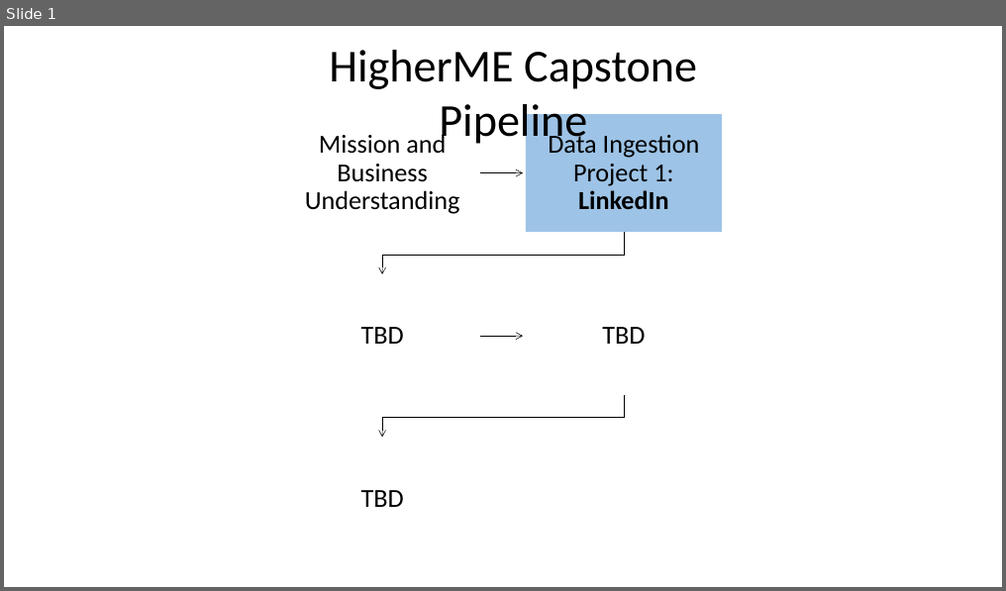
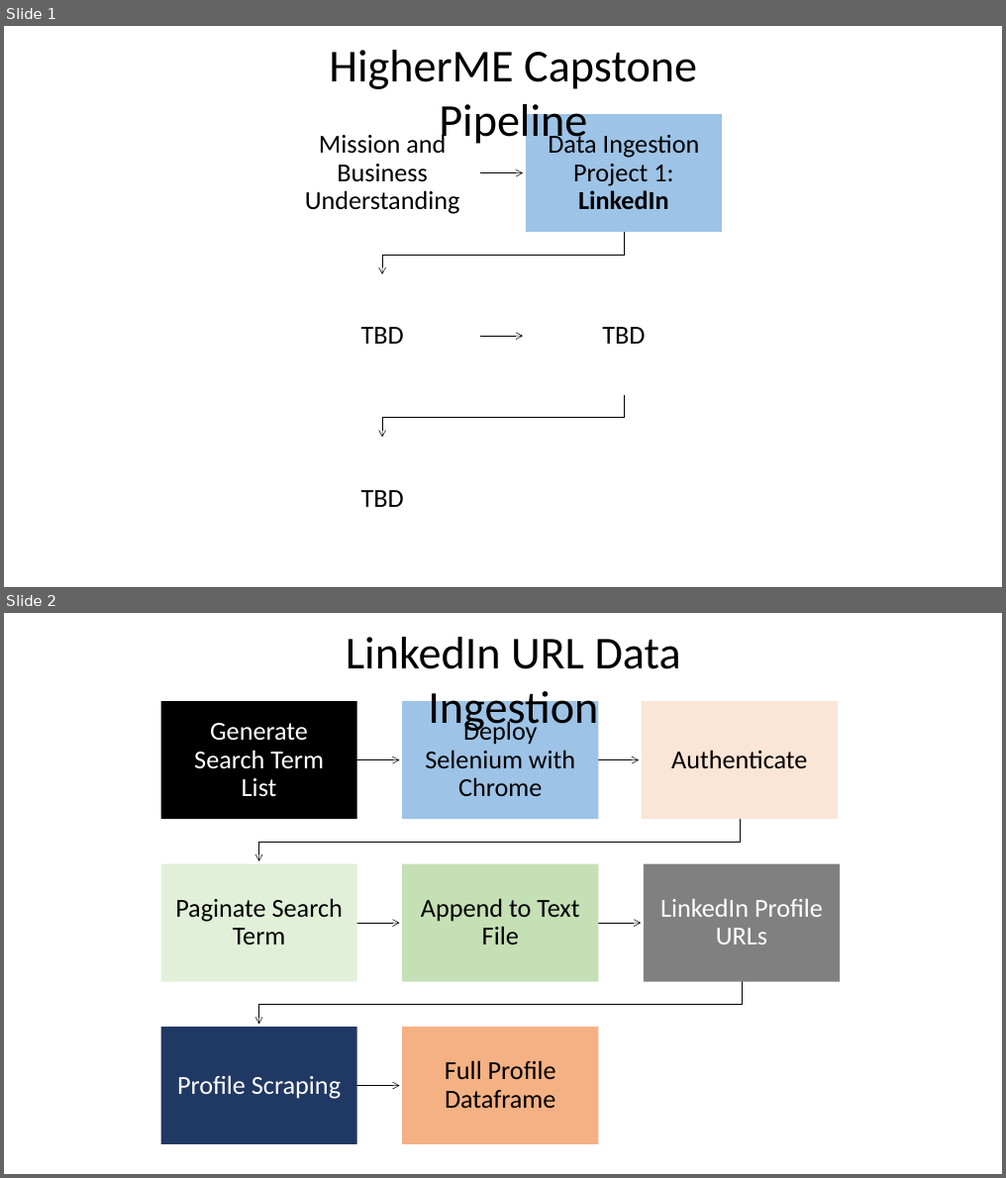
Before and after one commit to kayfilipp/HigherME, a slide deck: pipeline.pptx. Shown one above the other, each under a label of ours: slide 1 before the commit, slides 1 and 2 after it. The pictures are 1006x591 and 1006x1178 pixels, drawn with LibreOffice and Linux fonts; fonts in the diff are those of the drawing. Boxes give left, top, right and bottom in pixels: in the first picture for what was removed or moved away, otherwise in the second. Text is boxed around its words. In the diff, an @@ line names an element or a change of style, - is before the commit and + after.

```diff
--- a/pipeline.pptx
+++ b/pipeline.pptx
@@ slide 2 added at [4,613,1002,1174], background #FFFFFF @@
@@ text added at [346,637,681,735], 44 pt, text #000000 @@
+LinkedIn URL Data Ingestion
@@ group added at [161,701,840,1145]: 8 rectangles, 8 texts, 7 freeform shapes @@
+Generate Search Term List
+Deploy Selenium with Chrome
+Authenticate
+Paginate Search Term
+Append to Text File
+LinkedIn Profile URLs
+Profile Scraping
+Full Profile Dataframe
```
Also in this commit, not shown: 1 other slide added, 1 other file.
